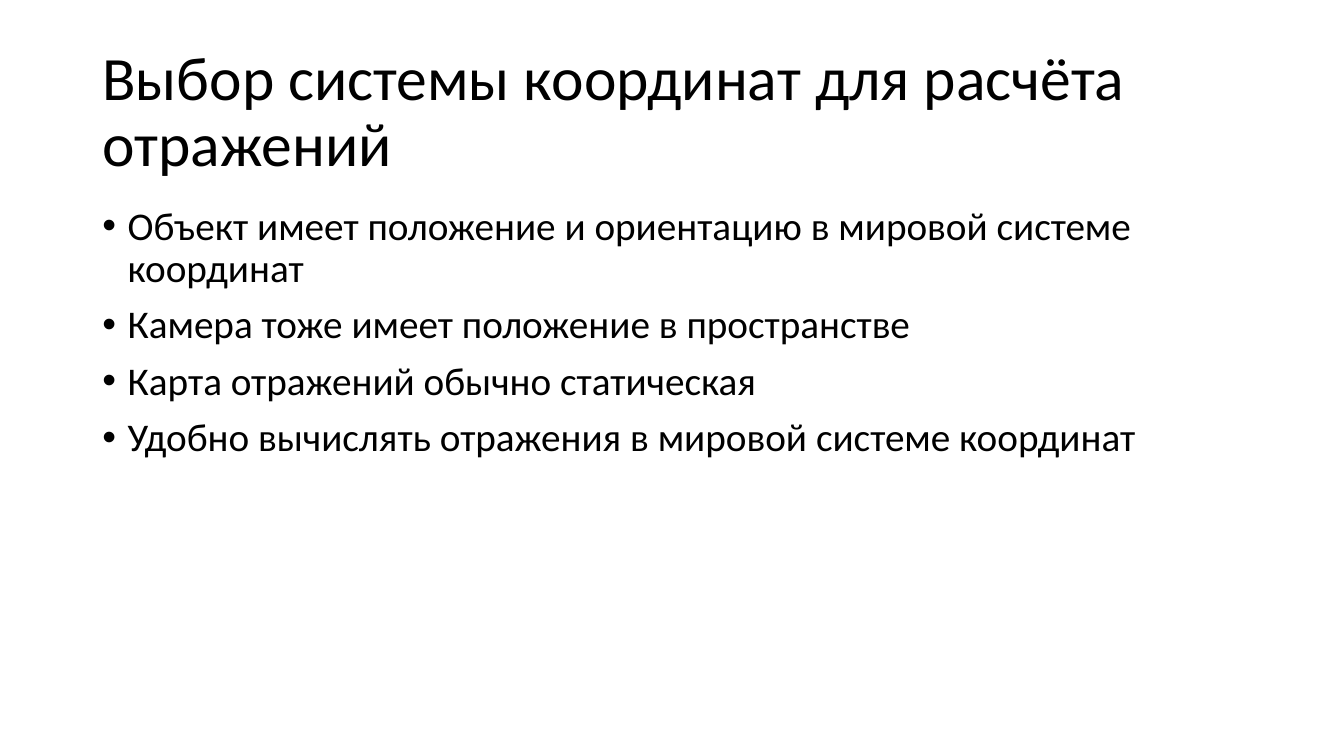
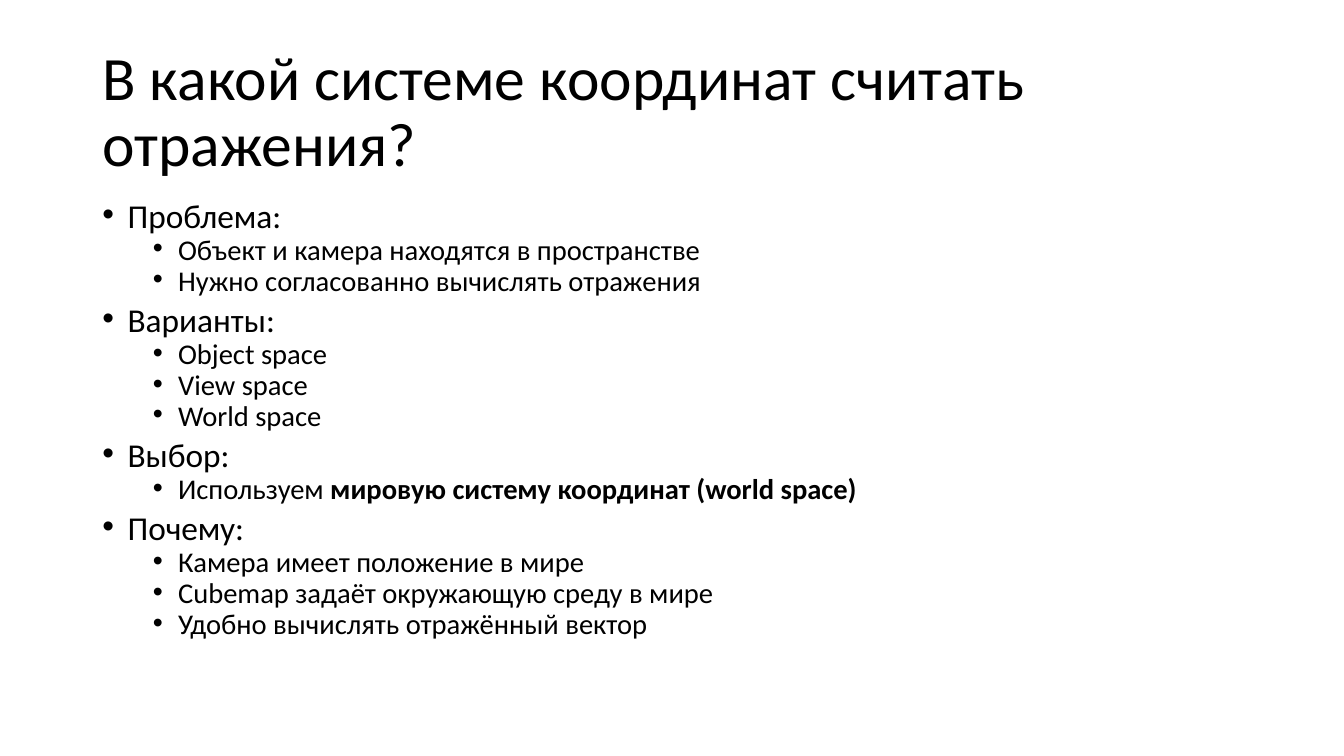
Before and after one commit to alexey-malov/cg-course, a slide deck: slide 38 of lectures/08/08 - Практическое использование шейдеров.pptx (slide 36 before the commit). Drawn at 1344x756 pixels with LibreOffice and Linux fonts; fonts in the diff are those of the drawing. Boxes give left, top, right and bottom in pixels: in the first picture for what was removed or moved away, otherwise in the second. Text is boxed around its words. In the diff, an @@ line names an element or a change of style, - is before the commit and + after.

```diff
--- a/lectures/08/08 - Практическое использование шейдеров.pptx
+++ b/lectures/08/08 - Практическое использование шейдеров.pptx
@@ title at (x1=102, y1=58, x2=1025, y2=176): text changed @@
-Выбор системы координат для расчёта отражений
+В какой системе координат считать отражения?
@@ text at (x1=128, y1=205, x2=857, y2=639): text changed; size 28 to 20.4 pt @@
-• Объект имеет положение и ориентацию в мировой системе координат
-• Камера тоже имеет положение в пространстве
-• Карта отражений обычно статическая
-• Удобно вычислять отражения в мировой системе координат
+• Проблема:
+  • Объект и камера находятся в пространстве
+  • Нужно согласованно вычислять отражения
+• Варианты:
+  • Object space
+  • View space
+  • World space
+• Выбор:
+  • Используем мировую систему координат (world space)
+• Почему:
+  • Камера имеет положение в мире
+  • Cubemap задаёт окружающую среду в мире
+  • Удобно вычислять отражённый вектор
```
Also in this commit, not shown: 13 other slides changed, 9 slides added, 6 slides removed, 1 other file.
